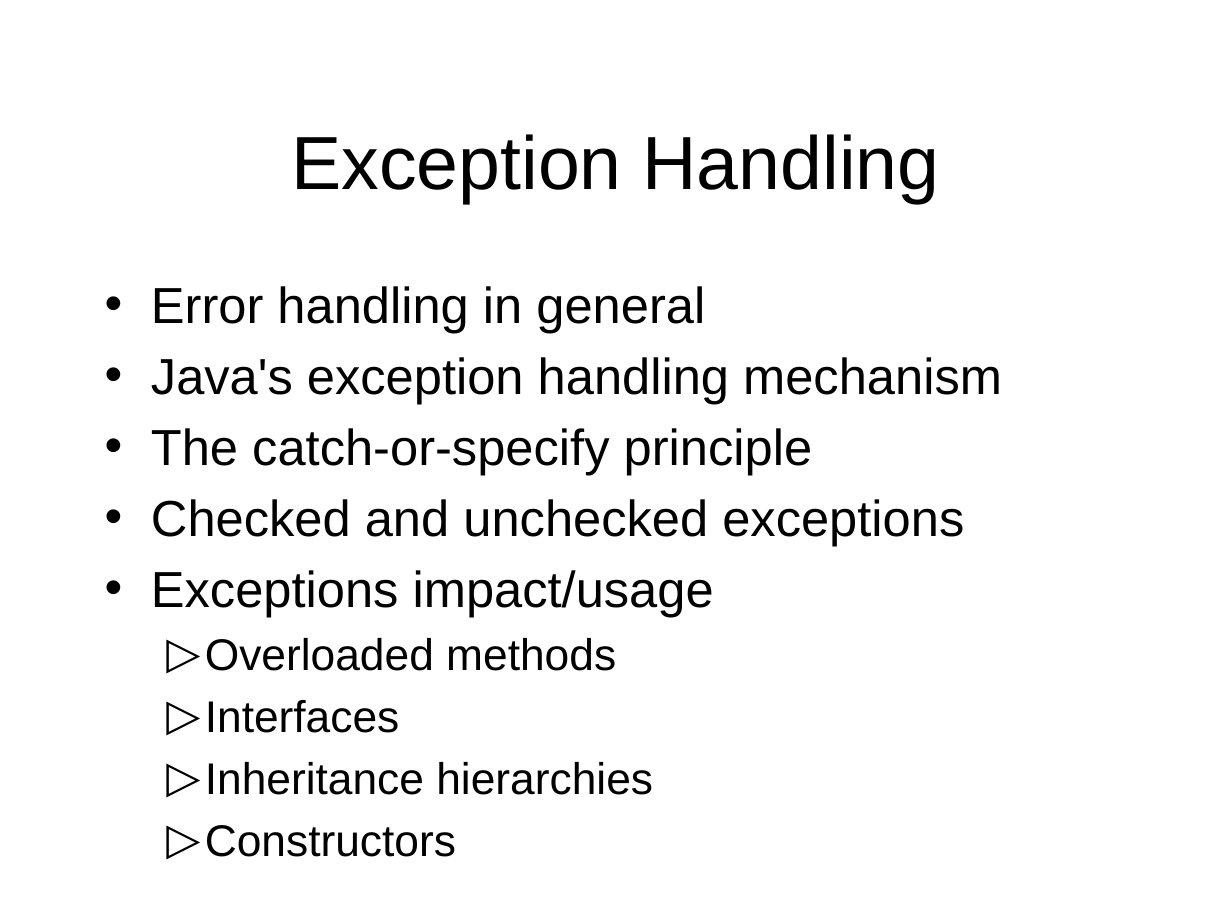
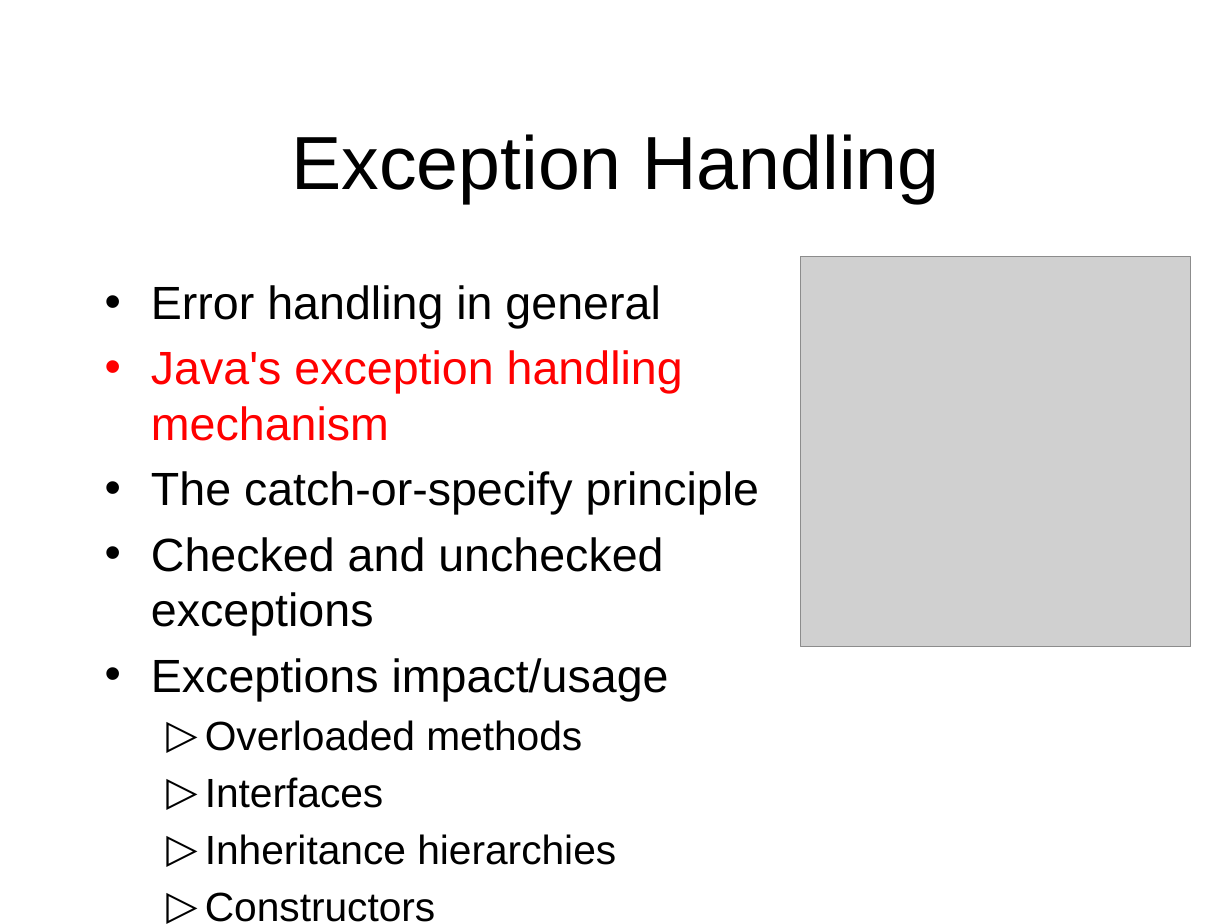
Before and after one commit to octaviordz/zjnu2017.github.io, a slide deck: slide 7 of OOP/lectures/060--Internal.Classes.and.Exceptions.pptx. Drawn at 1232x924 pixels with LibreOffice and Linux fonts; fonts in the diff are those of the drawing; grey boxes stand for pictures. Boxes give left, top, right and bottom in pixels: in the first picture for what was removed or moved away, otherwise in the second. Text is boxed around its words. In the diff, an @@ line names an element or a change of style, - is before the commit and + after.

```diff
--- a/OOP/lectures/060--Internal.Classes.and.Exceptions.pptx
+++ b/OOP/lectures/060--Internal.Classes.and.Exceptions.pptx
@@ text "Error handling in general" at [151, 285, 759, 865]: size 29.6 to 27.2 pt in "Error handling in general", "Java's exception handling mechanism", "The catch-or-specify principle", "Checked and unchecked exceptions" and 1 more places; text colour #000000 to #FF0000 in "Java's exception handling mechanism"; size 25.9 to 23.8 pt in "Overloaded methods", "Interfaces", "Inheritance hierarchies", "Constructors" @@
@@ picture added at [801, 256, 1191, 647] @@
```
Also in this commit, not shown: 15 other slides changed, 1 other file.
